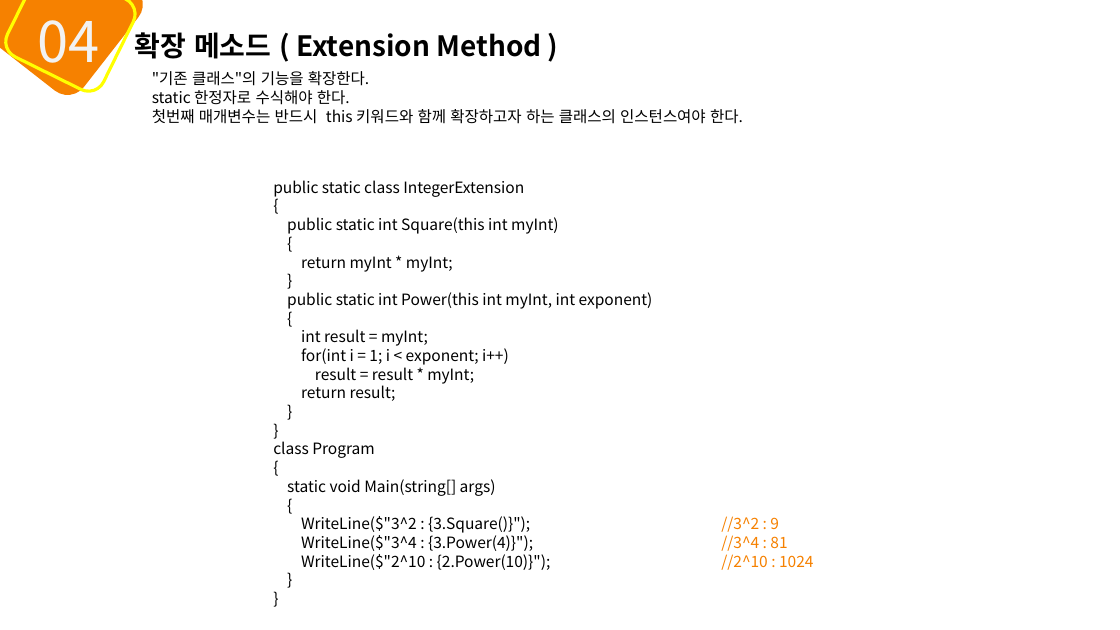
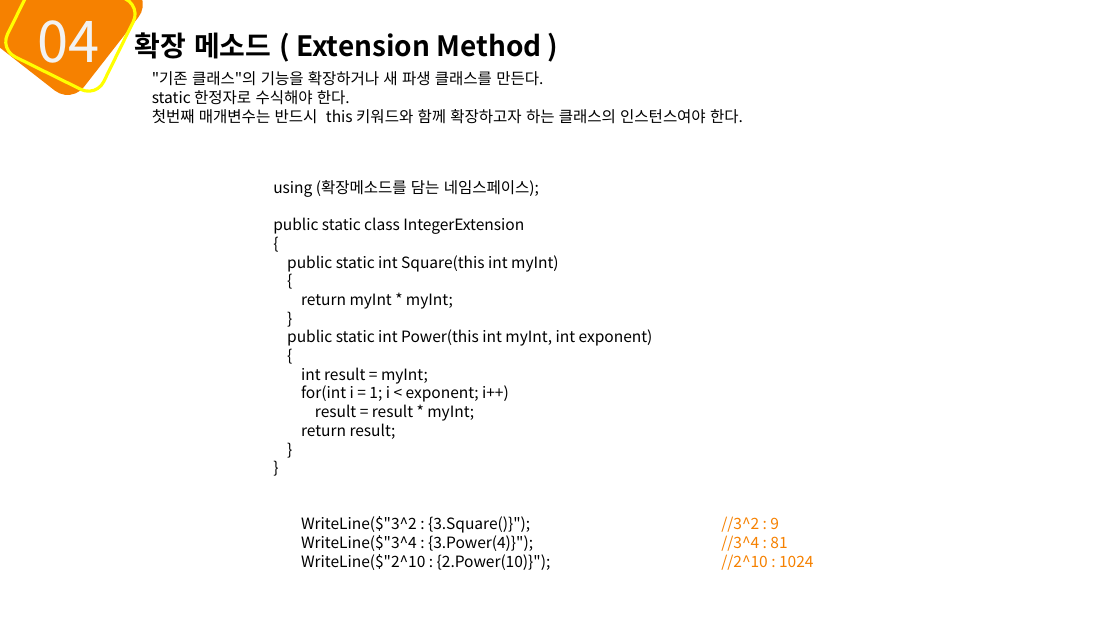
Before and after one commit to mins1119/C-, a slide deck: slide 49 of 2주차.pptx. Drawn at 1120x630 pixels with LibreOffice and Linux fonts; fonts in the diff are those of the drawing. Boxes give left, top, right and bottom in pixels: in the first picture for what was removed or moved away, otherwise in the second. Text is boxed around its words. In the diff, an @@ line names an element or a change of style, - is before the commit and + after.

```diff
--- a/2주차.pptx
+++ b/2주차.pptx
@@ text at (x1=152, y1=71, x2=543, y2=86): text changed @@
-"기존 클래스"의 기능을 확장한다.
+"기존 클래스"의 기능을 확장하거나 새 파생 클래스를 만든다.
@@ text at (x1=273, y1=180, x2=813, y2=570): paragraphs removed @@
-}
-}
@@ text at (x1=273, y1=180, x2=539, y2=197): paragraph added @@
+using (확장메소드를 담는 네임스페이스);
@@ text at (x1=273, y1=441, x2=496, y2=496): paragraphs removed @@
-class Program
-{
-static void Main(string[] args)
-{
```
Also in this commit, not shown: 24 other slides changed.
